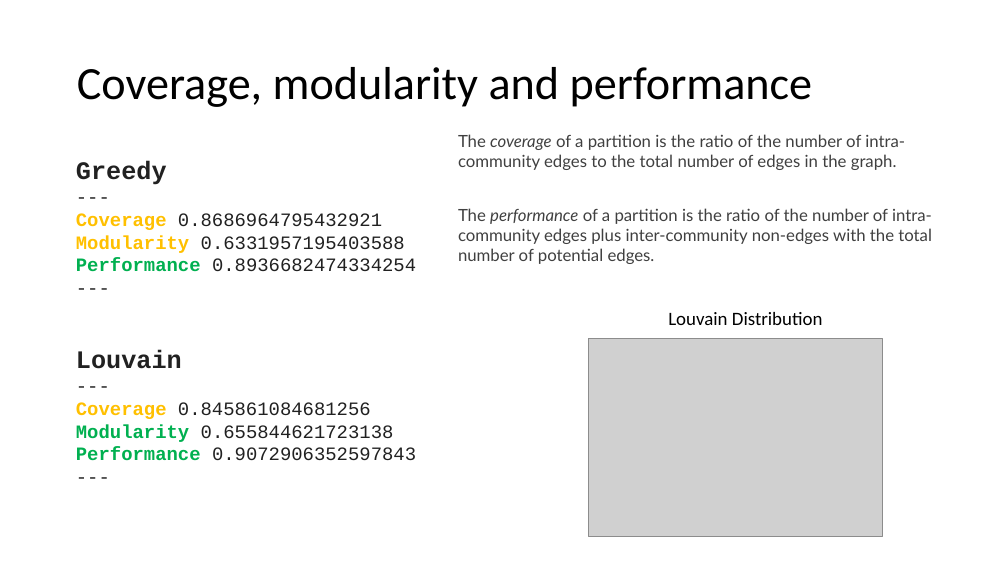
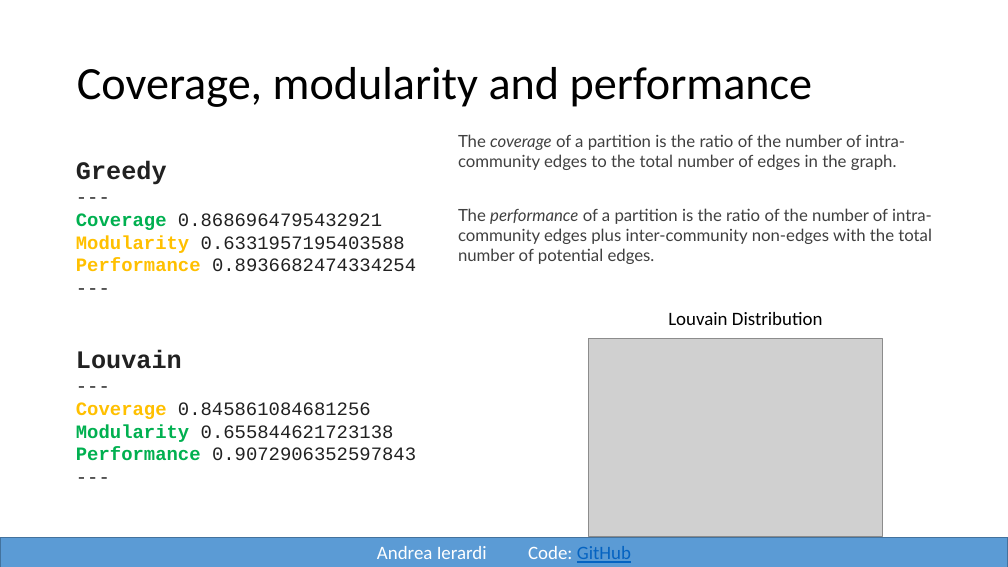
Before and after one commit to Andreaierardi/SocialNetworkAnalysis-project, a slide deck: slide 11 of Report/report.pptx. Drawn at 1008x567 pixels with LibreOffice and Linux fonts; fonts in the diff are those of the drawing; grey boxes stand for pictures. Boxes give left, top, right and bottom in pixels: in the first picture for what was removed or moved away, otherwise in the second. Text is boxed around its words. In the diff, an @@ line names an element or a change of style, - is before the commit and + after.

```diff
--- a/Report/report.pptx
+++ b/Report/report.pptx
@@ text at (76,213,416,272): text colour #FFC000 to #00B050 in "Coverage"; text colour #00B050 to #FFC000 in "Performance" @@
@@ rectangle added at (0,538,1008,567), fill #5B9BD5, outline #43739E 1 pt, 18 pt, text #FFFFFF @@
+Andrea Ierardi Code: GitHub
```
Also in this commit, not shown: 11 other slides changed.
